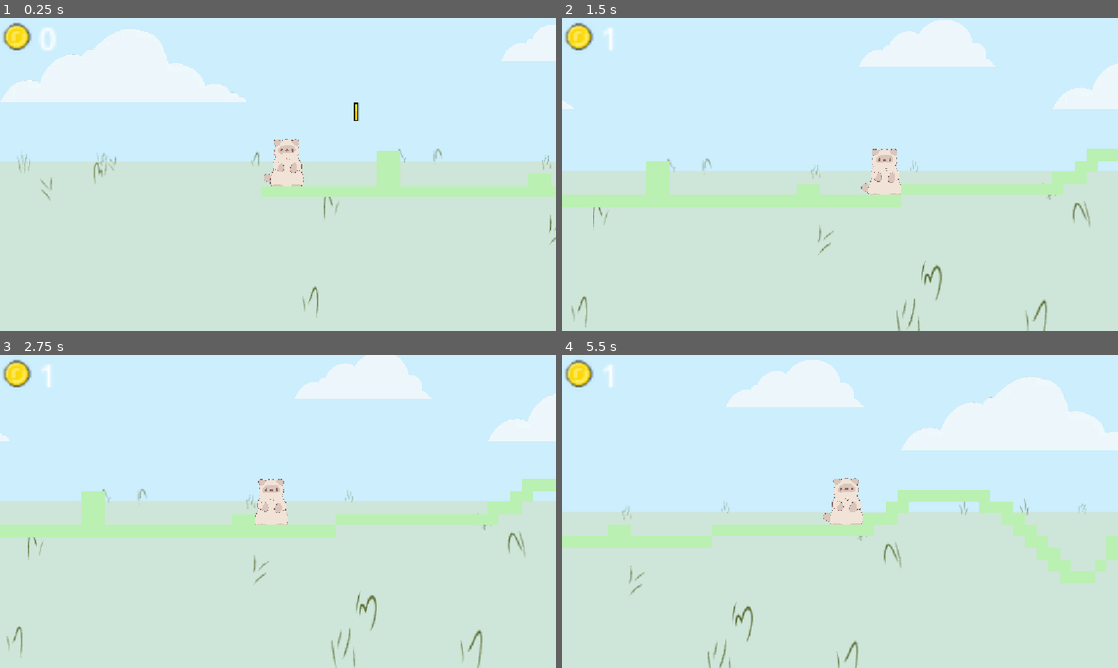
Above: before the commit, frames 1-4 (two rows, left to right).
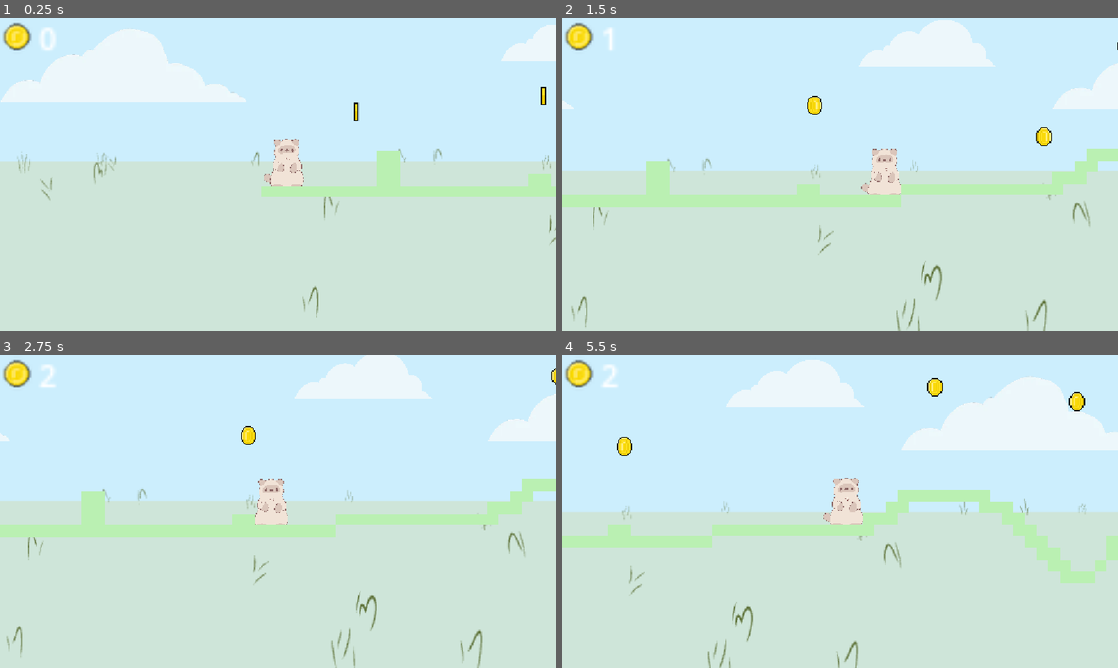
Above: after the commit, the same moments.

Repository: duckida/jumpstart
Game: Godot game, scene res://main.tscn
Same seed, same stepped clock (60 frames per second), same inputs: the game is played once before the commit and once after it.
Inputs:
- Up to frame 1 (0.25 s): no input
- Up to frame 2 (1.5 s): hold D (right) from 0.53 s (still down); tap Up (jump) at 0.77 s
- Up to frame 3 (2.75 s): tap Up (jump) at 1.52 s; release D (right) at 2.03 s; hold Left (left) from 2.03 s (still down)
- Up to frame 4 (5.5 s): release Left (left) at 2.78 s; hold D (right) 2.78-4.28 s; tap Up (jump) at 3.02, 3.77, 4.52 s; hold Left (left) 4.28-5.03 s; hold D (right) from 5.03 s (still down)

The runs differ from the first frame. In frame 1, less than 0.1% of the frame differs, in the area x 97-99%, y 22-28%; in frame 2, 0.3%; in frame 3, 0.2%; in frame 4, 0.5%, in the area x 7-95%, y 3-33%.

Commit message:
add more coins

Diff:
--- a/main.tscn
+++ b/main.tscn
@@ -6977,7 +6977,45 @@
 tile_map_data = PackedByteArray("AAAAAAgAAAAAAAAAAAABAAgAAAAAAAAAAAACAAgAAAAAAAAAAAADAAgAAAAAAAAAAAAEAAgAAAAAAAAAAAAFAA …(5648 unchanged characters)…
 tile_set = SubResource("TileSet_7mycd")
 
-[node name="Coin" parent="." unique_id=1080526038 instance=ExtResource("7_5vw27")]
+[node name="Node" type="Node" parent="." unique_id=993423010]
+
+[node name="Coin" parent="Node" unique_id=135437274 instance=ExtResource("7_5vw27")]
+
+[node name="Coin2" parent="Node" unique_id=1042982065 instance=ExtResource("7_5vw27")]
+position = Vector2(259, -22)
+
+[node name="Coin3" parent="Node" unique_id=1139718520 instance=ExtResource("7_5vw27")]
+position = Vector2(576, 21)
+
+[node name="Coin4" parent="Node" unique_id=5546784 instance=ExtResource("7_5vw27")]
+position = Vector2(688, -104)
+
+[node name="Coin5" parent="Node" unique_id=653862561 instance=ExtResource("7_5vw27")]
+position = Vector2(884, -84)
+
+[node name="Coin6" parent="Node" unique_id=826000505 instance=ExtResource("7_5vw27")]
+position = Vector2(1324, -86)
+
+[node name="Coin7" parent="Node" unique_id=188640828 instance=ExtResource("7_5vw27")]
+position = Vector2(2225, -269)
+
+[node name="Coin8" parent="Node" unique_id=2068136745 instance=ExtResource("7_5vw27")]
+position = Vector2(3103, -182)
+
+[node name="Coin9" parent="Node" unique_id=610595641 instance=ExtResource("7_5vw27")]
+position = Vector2(3390, 2)
+
+[node name="Coin10" parent="Node" unique_id=1642931366 instance=ExtResource("7_5vw27")]
+position = Vector2(3928, -25)
+
+[node name="Coin11" parent="Node" unique_id=404536336 instance=ExtResource("7_5vw27")]
+position = Vector2(3927, 10)
+
+[node name="Coin12" parent="Node" unique_id=1505371138 instance=ExtResource("7_5vw27")]
+position = Vector2(3888, 13)
+
+[node name="Coin13" parent="Node" unique_id=1949248789 instance=ExtResource("7_5vw27")]
+position = Vector2(3886, -26)
 
 [node name="CanvasLayer" type="CanvasLayer" parent="." unique_id=1848353141]
 
